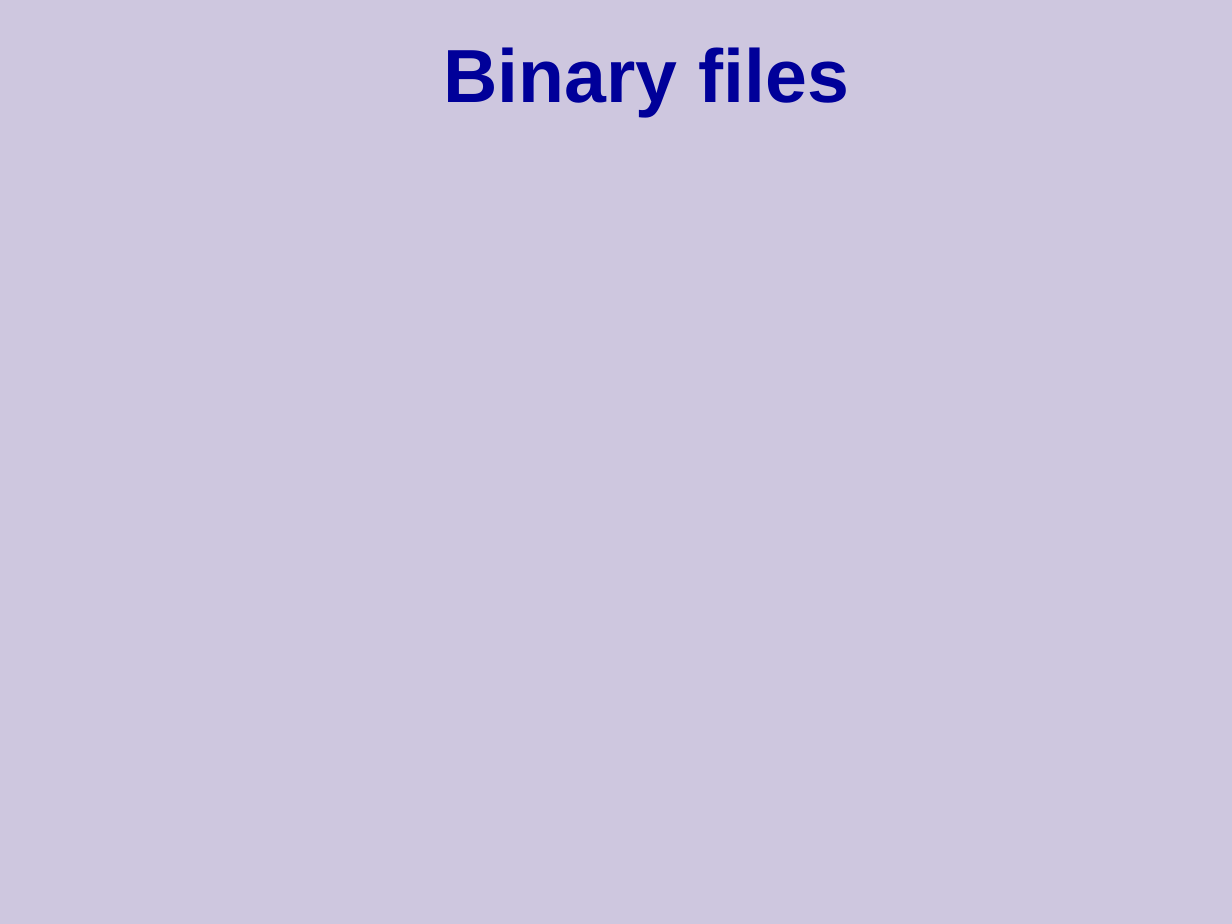
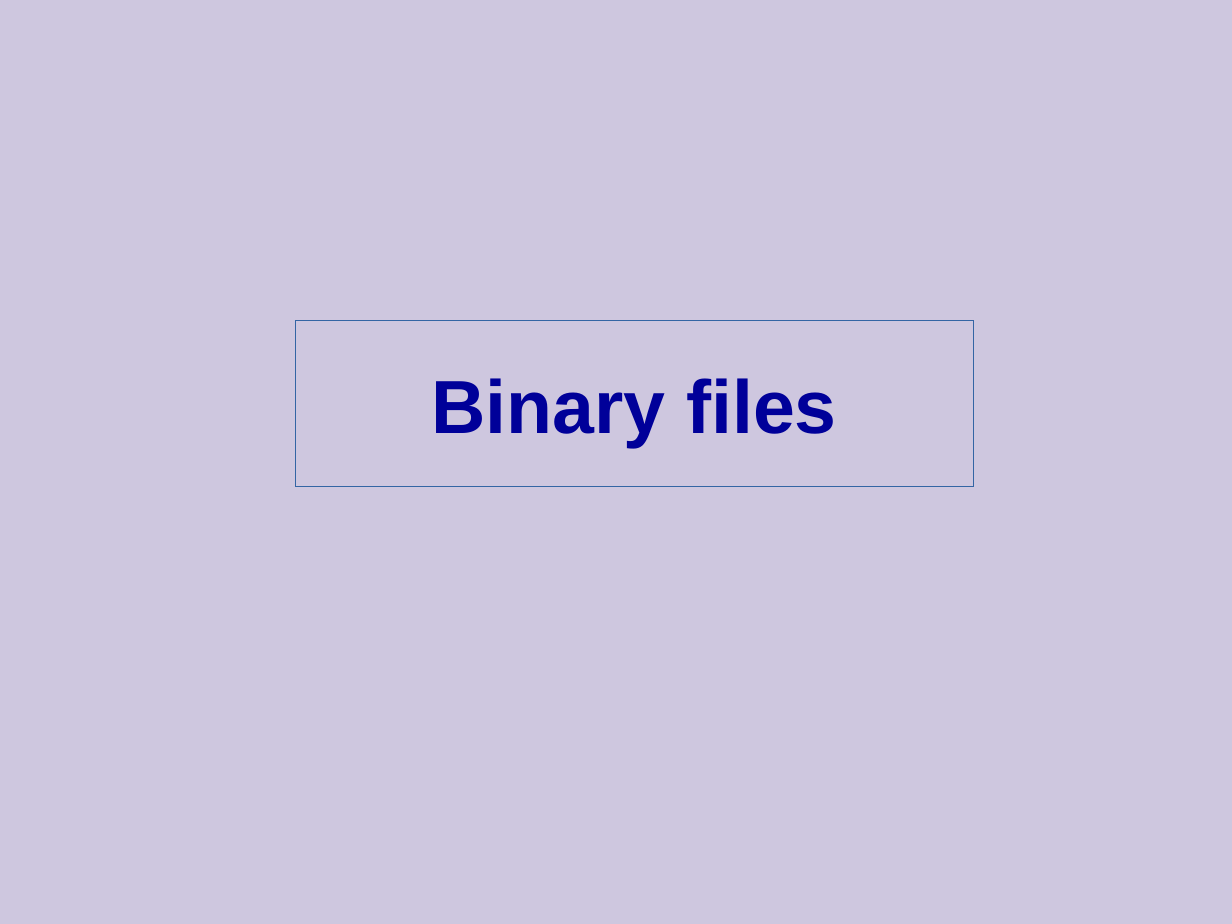
Before and after one commit to cpp-at-ariel/cpp-5779, a slide deck: slide 12 of 07-rtti/slides-iostreams.odp (slide 14 before the commit). Drawn at 1232x924 pixels with LibreOffice and Linux fonts; fonts in the diff are those of the drawing. Boxes give left, top, right and bottom in pixels: in the first picture for what was removed or moved away, otherwise in the second. Text is boxed around its words. In the diff, an @@ line names an element or a change of style, - is before the commit and + after.

```diff
--- a/07-rtti/slides-iostreams.odp
+++ b/07-rtti/slides-iostreams.odp
@@ title "Binary files": place and size @@
-title "Binary files" at bbox=[444, 47, 849, 116]
+title "Binary files" at bbox=[296, 320, 973, 487]
@@ title "Binary files" at bbox=[296, 320, 973, 487]: outline none to #3465A4 0 pt @@
```
Also in this commit, not shown: 3 other slides changed, 2 slides added, 3 slides removed, 6 other files.
